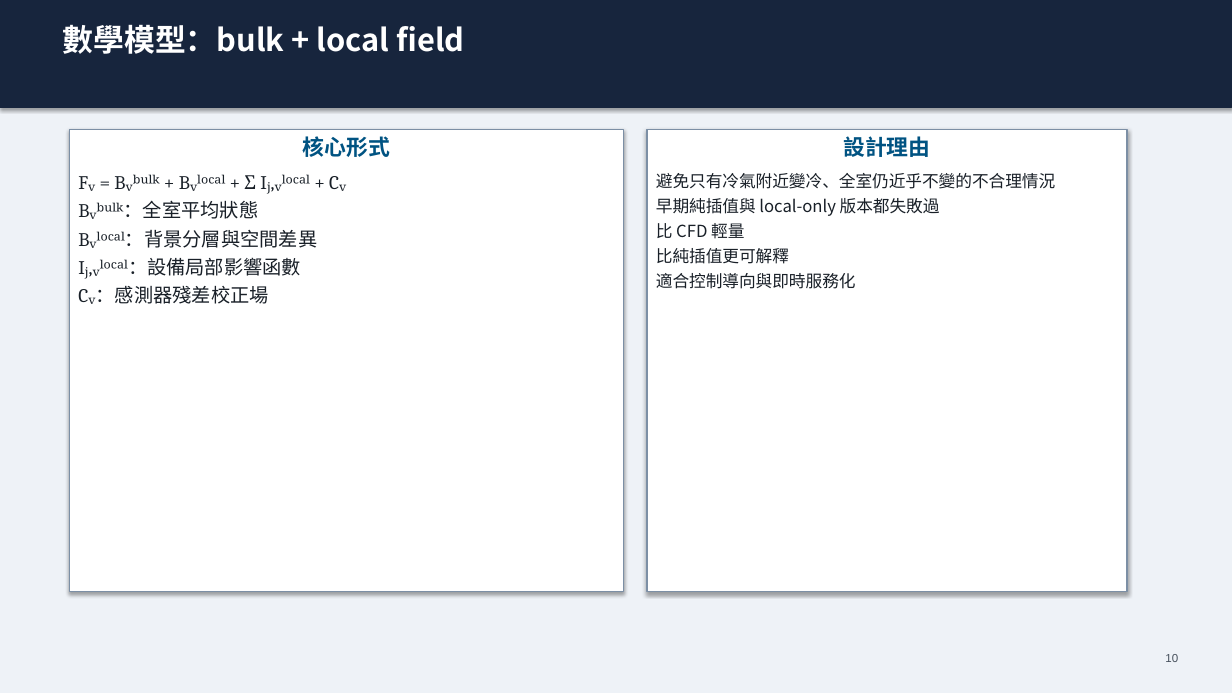
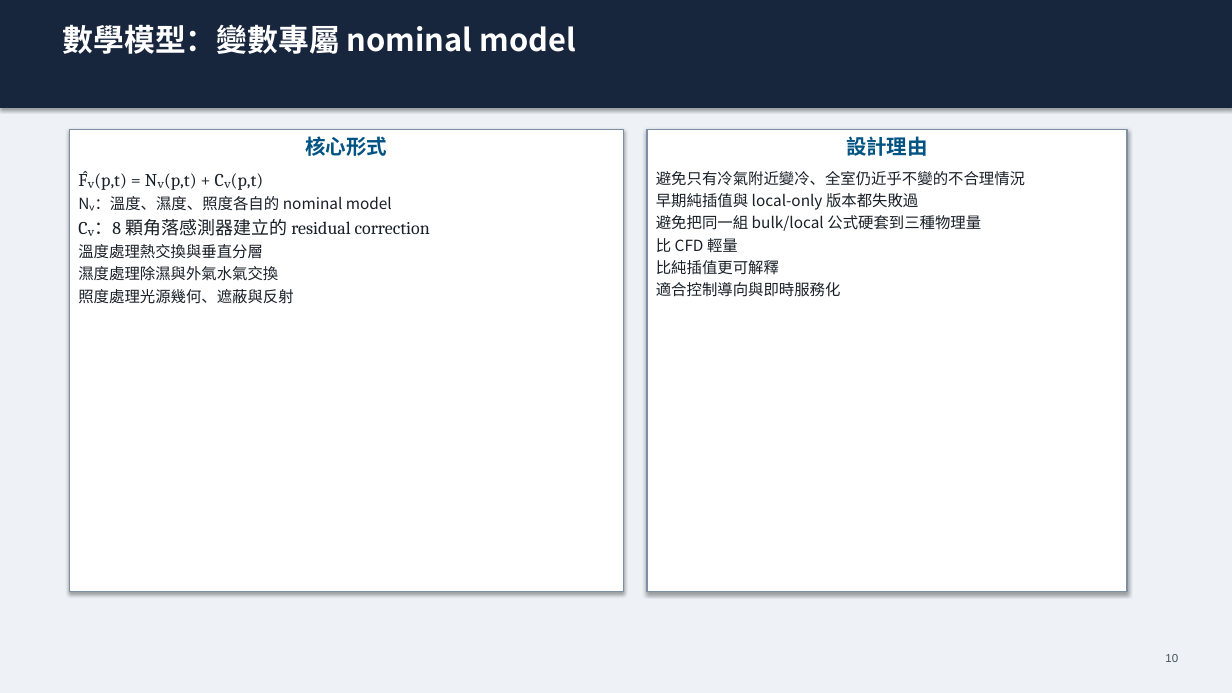
Before and after one commit to Yunitrish006006/A-Spatial-Digital-Twin-Prototype-for-Indoor-Spaces-with-Environmental-Factors, a slide deck: slide 10 of docs/papers/thesis/thesis_presentation_zh_30min.pptx. Drawn at 1232x693 pixels with LibreOffice and Linux fonts; fonts in the diff are those of the drawing. Boxes give left, top, right and bottom in pixels: in the first picture for what was removed or moved away, otherwise in the second. Text is boxed around its words. In the diff, an @@ line names an element or a change of style, - is before the commit and + after.

```diff
--- a/docs/papers/thesis/thesis_presentation_zh_30min.pptx
+++ b/docs/papers/thesis/thesis_presentation_zh_30min.pptx
@@ text at bbox=[63, 24, 576, 54]: text changed @@
-數學模型：bulk + local field
+數學模型：變數專屬 nominal model
@@ text in rectangle at bbox=[306, 136, 388, 156]: size 17 to 16 pt in "核心形式" @@
@@ text in rectangle at bbox=[656, 136, 1025, 297]: size 17 to 16 pt in "設計理由"; size 13 to 12 pt in "避免只有冷氣附近變冷、全室仍近乎不變的不合理情況", "早期純插值與 local-only 版本都失敗過", "比 CFD 輕量", "比純插值更可解釋" and 1 more places; less space between paragraphs @@
@@ text in rectangle at bbox=[78, 171, 430, 304]: text changed; size 15 to 12 pt; font Cambria to Noto Sans CJK SC @@
-Fᵥ = Bᵥᵇᵘˡᵏ + Bᵥˡᵒᶜᵃˡ + Σ Iⱼ,ᵥˡᵒᶜᵃˡ + Cᵥ
-Bᵥᵇᵘˡᵏ：全室平均狀態
-Bᵥˡᵒᶜᵃˡ：背景分層與空間差異
-Iⱼ,ᵥˡᵒᶜᵃˡ：設備局部影響函數
-Cᵥ：感測器殘差校正場
+F̂ᵥ(p,t) = Nᵥ(p,t) + Cᵥ(p,t)
+Nᵥ：溫度、濕度、照度各自的 nominal model
+Cᵥ：8 顆角落感測器建立的 residual correction
+溫度處理熱交換與垂直分層
+濕度處理除濕與外氣水氣交換
+照度處理光源幾何、遮蔽與反射
@@ text in rectangle at bbox=[656, 215, 981, 231]: paragraph added @@
+避免把同一組 bulk/local 公式硬套到三種物理量
```
Also in this commit, not shown: 11 other slides changed, 28 slides added, 13 other files.
